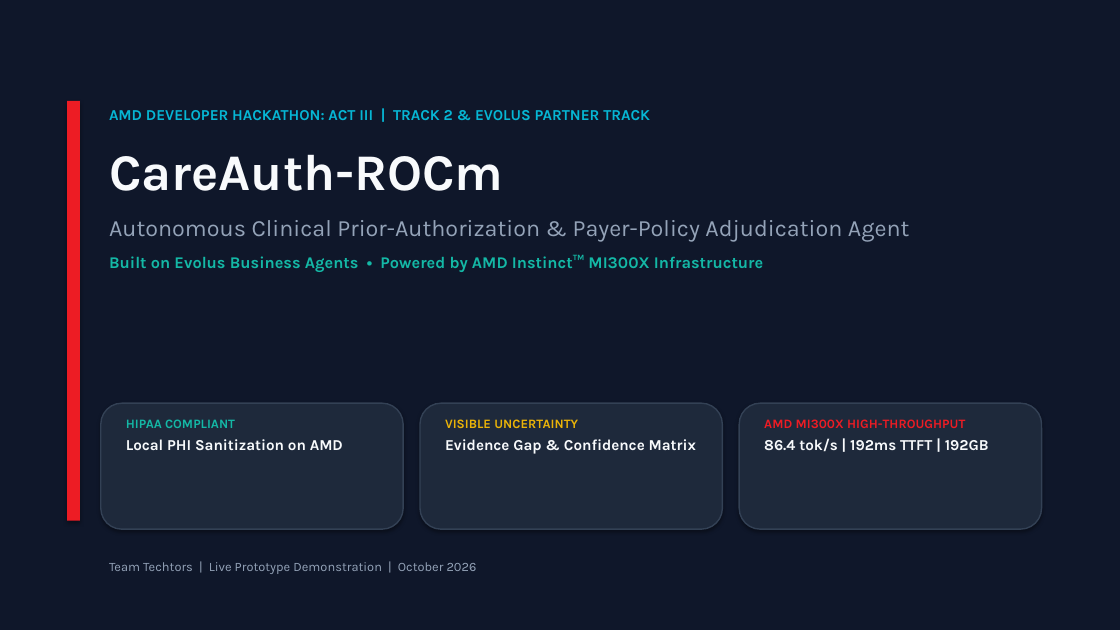
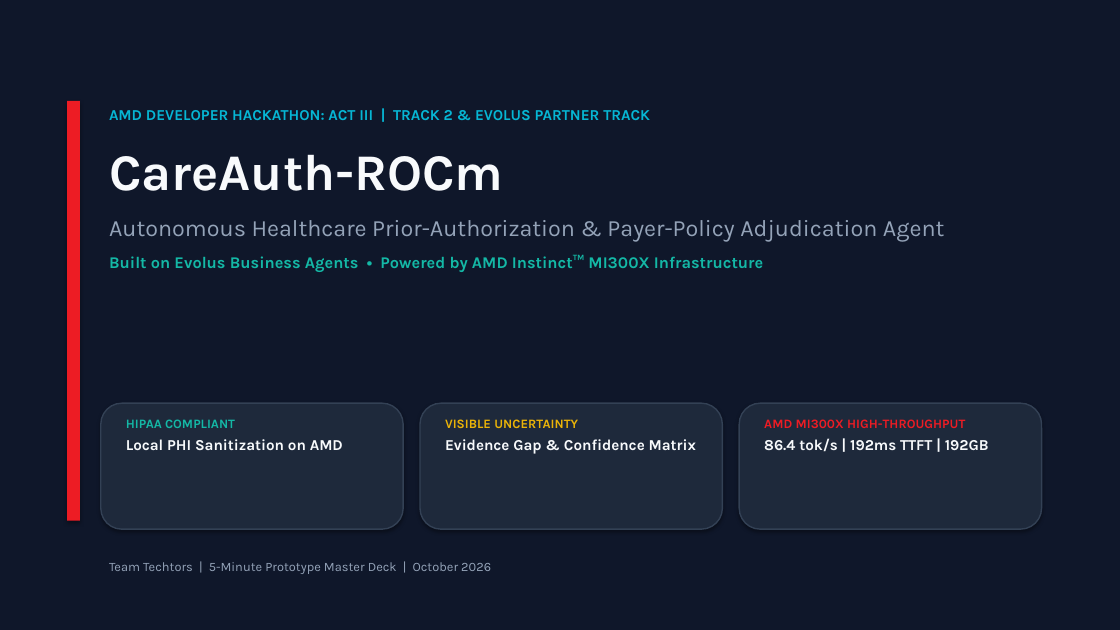
Before and after one commit to deepak0kannan/CareAuth-ROCm, a slide deck: slide 1 of CareAuth_ROCm_Prototype_Presentation.pptx. Drawn at 1120x630 pixels with LibreOffice and Linux fonts; fonts in the diff are those of the drawing. Boxes give left, top, right and bottom in pixels: in the first picture for what was removed or moved away, otherwise in the second. Text is boxed around its words. In the diff, an @@ line names an element or a change of style, - is before the commit and + after.

Commit message:
Update master presentation deck with 14 comprehensive slides and multi-role clinical portals

```diff
--- a/CareAuth_ROCm_Prototype_Presentation.pptx
+++ b/CareAuth_ROCm_Prototype_Presentation.pptx
@@ text at (x1=109, y1=220, x2=944, y2=241): text changed @@
-Autonomous Clinical Prior-Authorization & Payer-Policy Adjudication Agent
+Autonomous Healthcare Prior-Authorization & Payer-Policy Adjudication Agent
@@ text at (x1=109, y1=562, x2=491, y2=574): text changed @@
-Team Techtors | Live Prototype Demonstration | October 2026
+Team Techtors | 5-Minute Prototype Master Deck | October 2026
```
Also in this commit, not shown: 2 other slides changed, 2 slides added, 1 other file.
